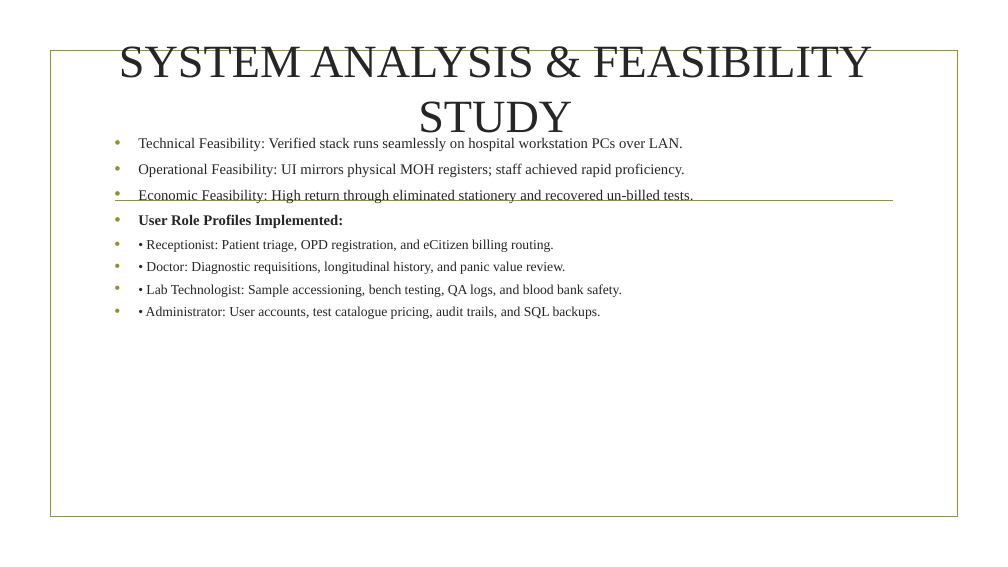
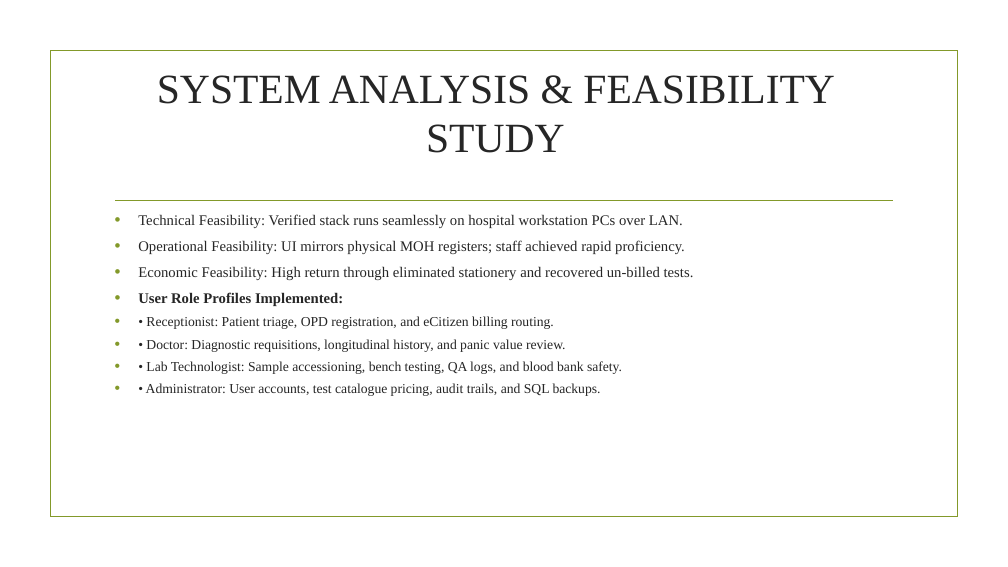
Before and after one commit to noliptical-web/Yala-LIMS, a slide deck: slide 13 of PROJECT_B_FINAL_PRESENTATION_OWUOR_COLLINS.pptx. Drawn at 1008x567 pixels with LibreOffice and Linux fonts; fonts in the diff are those of the drawing; background and template pictures are left out. Boxes give left, top, right and bottom in pixels: in the first picture for what was removed or moved away, otherwise in the second. Text is boxed around its words. In the diff, an @@ line names an element or a change of style, - is before the commit and + after.

```diff
--- a/PROJECT_B_FINAL_PRESENTATION_OWUOR_COLLINS.pptx
+++ b/PROJECT_B_FINAL_PRESENTATION_OWUOR_COLLINS.pptx
@@ title "SYSTEM ANALYSIS & FEASIBILITY STUDY" at bbox=[157, 75, 835, 153]: size 44 to 39.6 pt @@
@@ text "Technical Feasibility: Verified stack runs ...": place and size @@
-text "Technical Feasibility: Verified stack runs ..." at bbox=[138, 137, 694, 319]
+text "Technical Feasibility: Verified stack runs ..." at bbox=[138, 214, 694, 396]
```
Also in this commit, not shown: 1 other slide changed, 3 other files.
